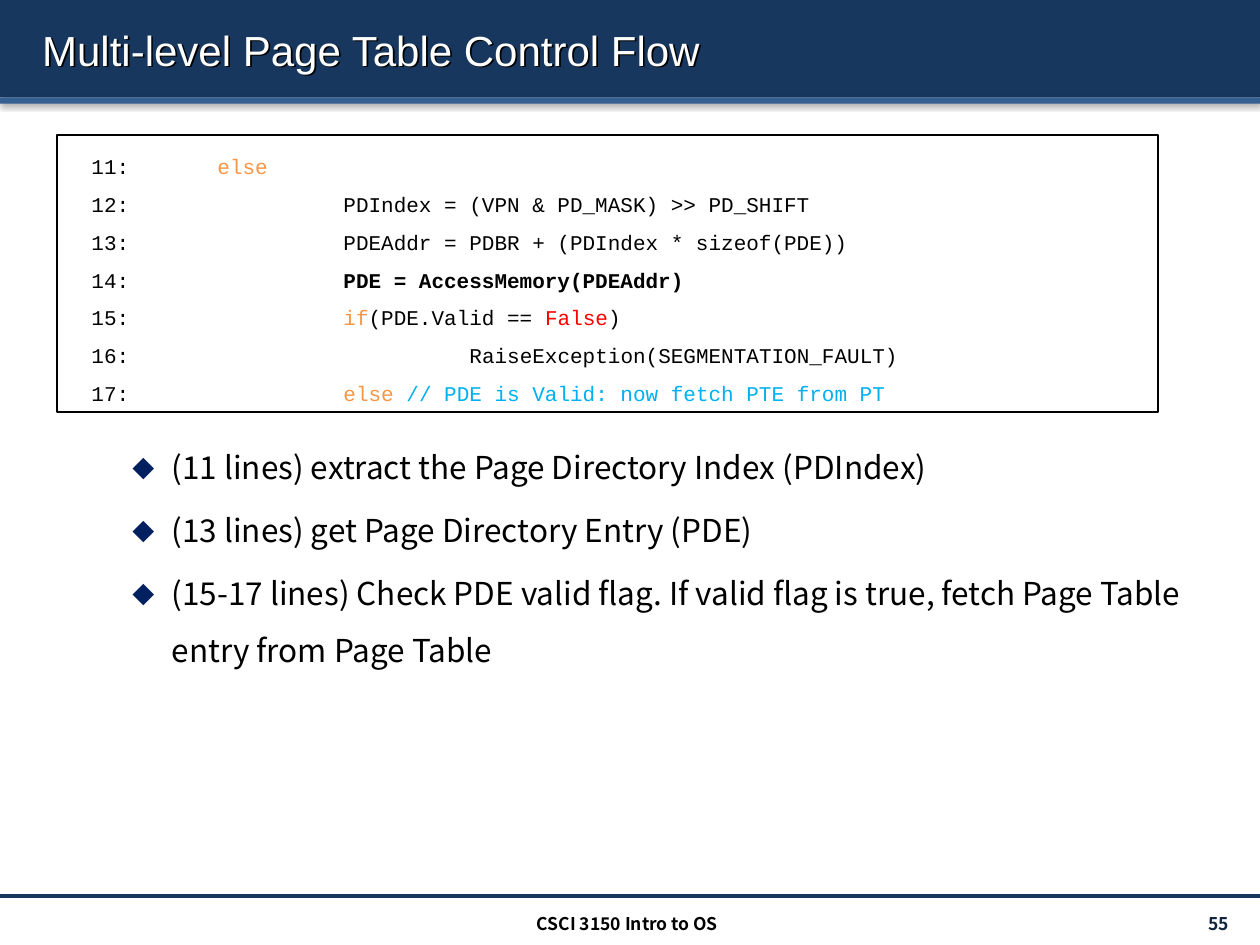
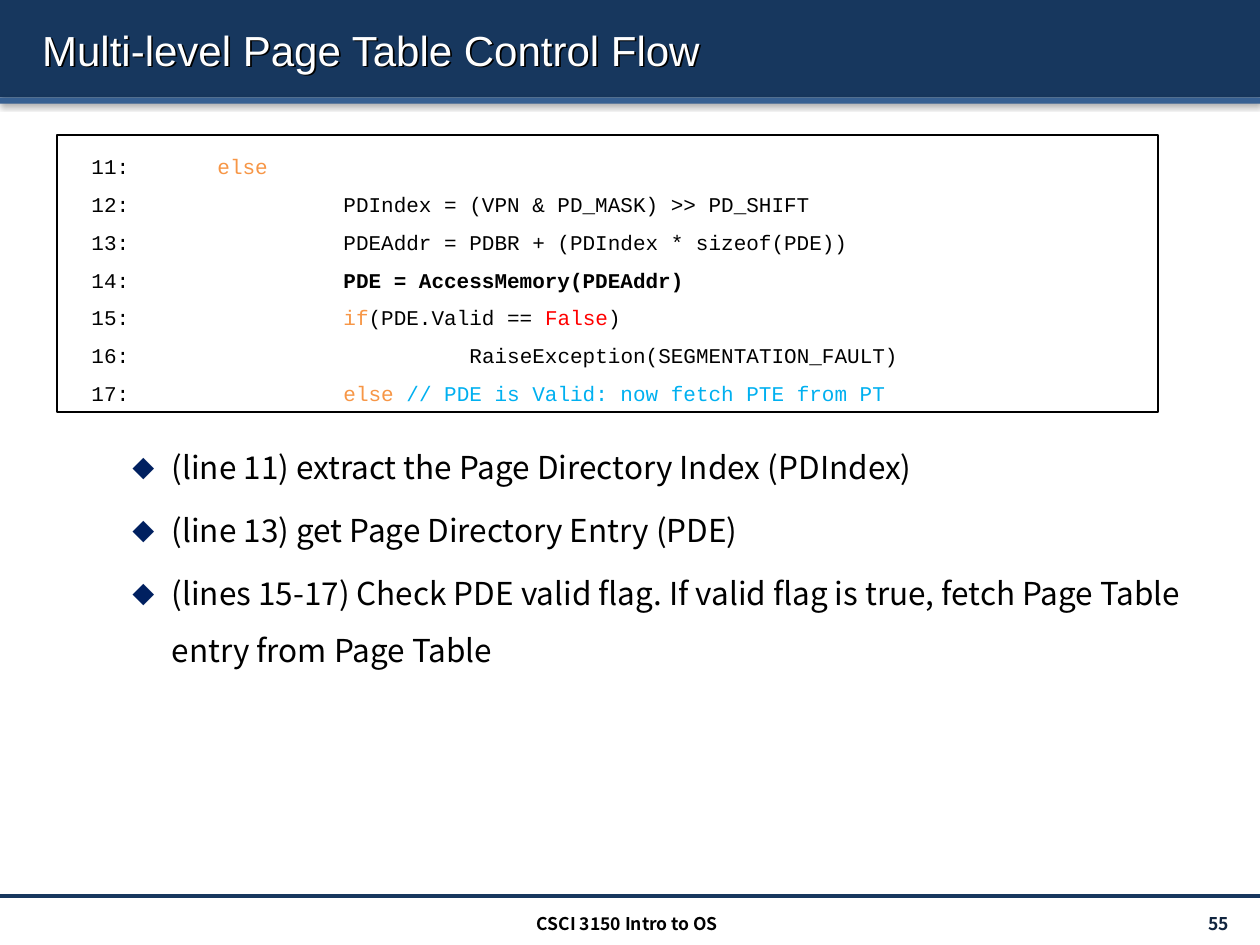
Before and after one commit to henryhxu/CSCI3150, a slide deck: slide 55 of lectures/lec11_paging.pptx. Drawn at 1260x945 pixels with LibreOffice and Linux fonts; fonts in the diff are those of the drawing. Boxes give left, top, right and bottom in pixels: in the first picture for what was removed or moved away, otherwise in the second. Text is boxed around its words. In the diff, an @@ line names an element or a change of style, - is before the commit and + after.

```diff
--- a/lectures/lec11_paging.pptx
+++ b/lectures/lec11_paging.pptx
@@ text at (172, 453, 1180, 670): text changed @@
-  ⬥ (11 lines) extract the Page Directory Index (PDIndex)
-  ⬥ (13 lines) get Page Directory Entry (PDE)
-  ⬥ (15-17 lines) Check PDE valid flag. If valid flag is true, fetch Page Table entry from Page Table
+  ⬥ (line 11) extract the Page Directory Index (PDIndex)
+  ⬥ (line 13) get Page Directory Entry (PDE)
+  ⬥ (lines 15-17) Check PDE valid flag. If valid flag is true, fetch Page Table entry from Page Table
```
Also in this commit, not shown: 7 other slides changed, 3 other files.
